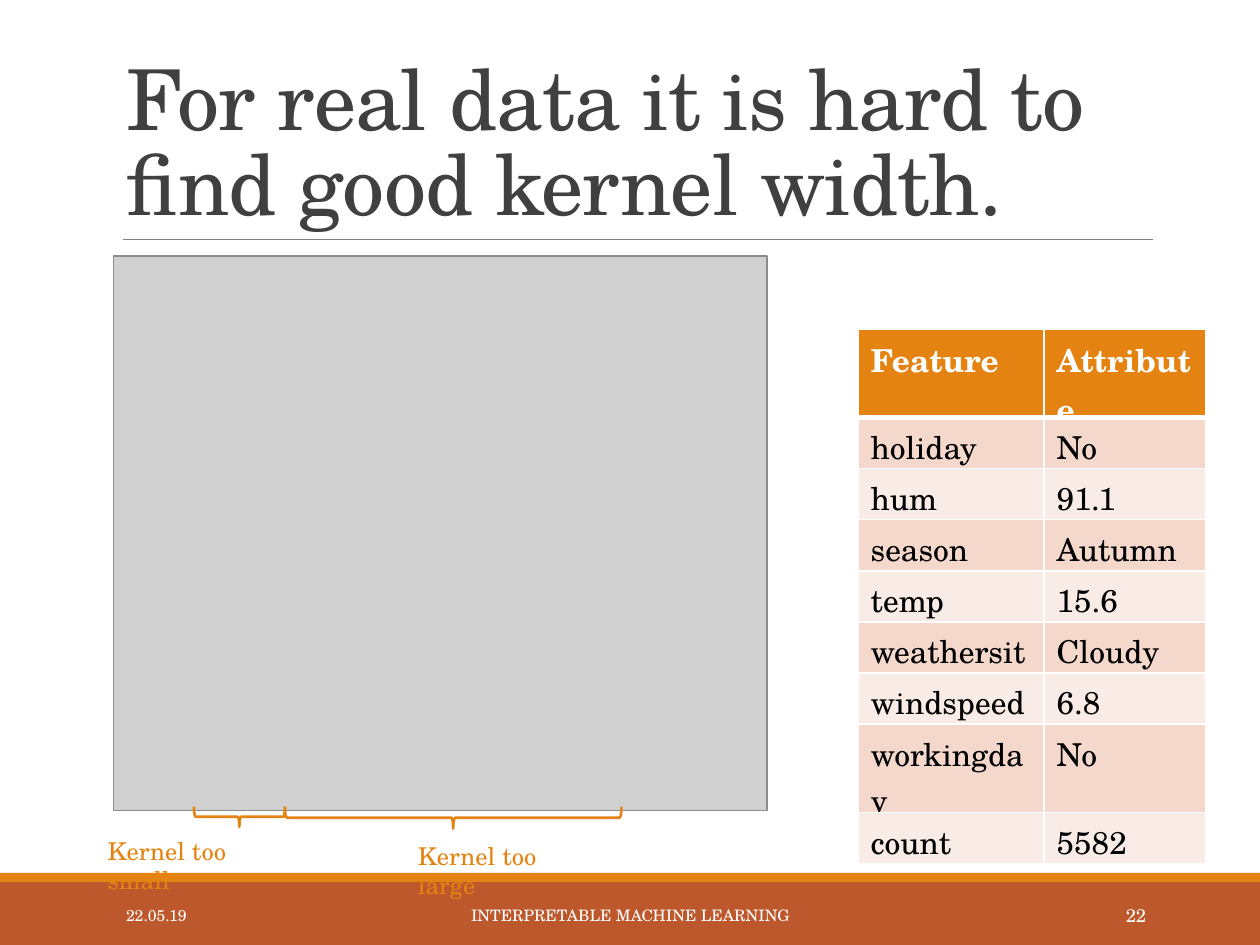
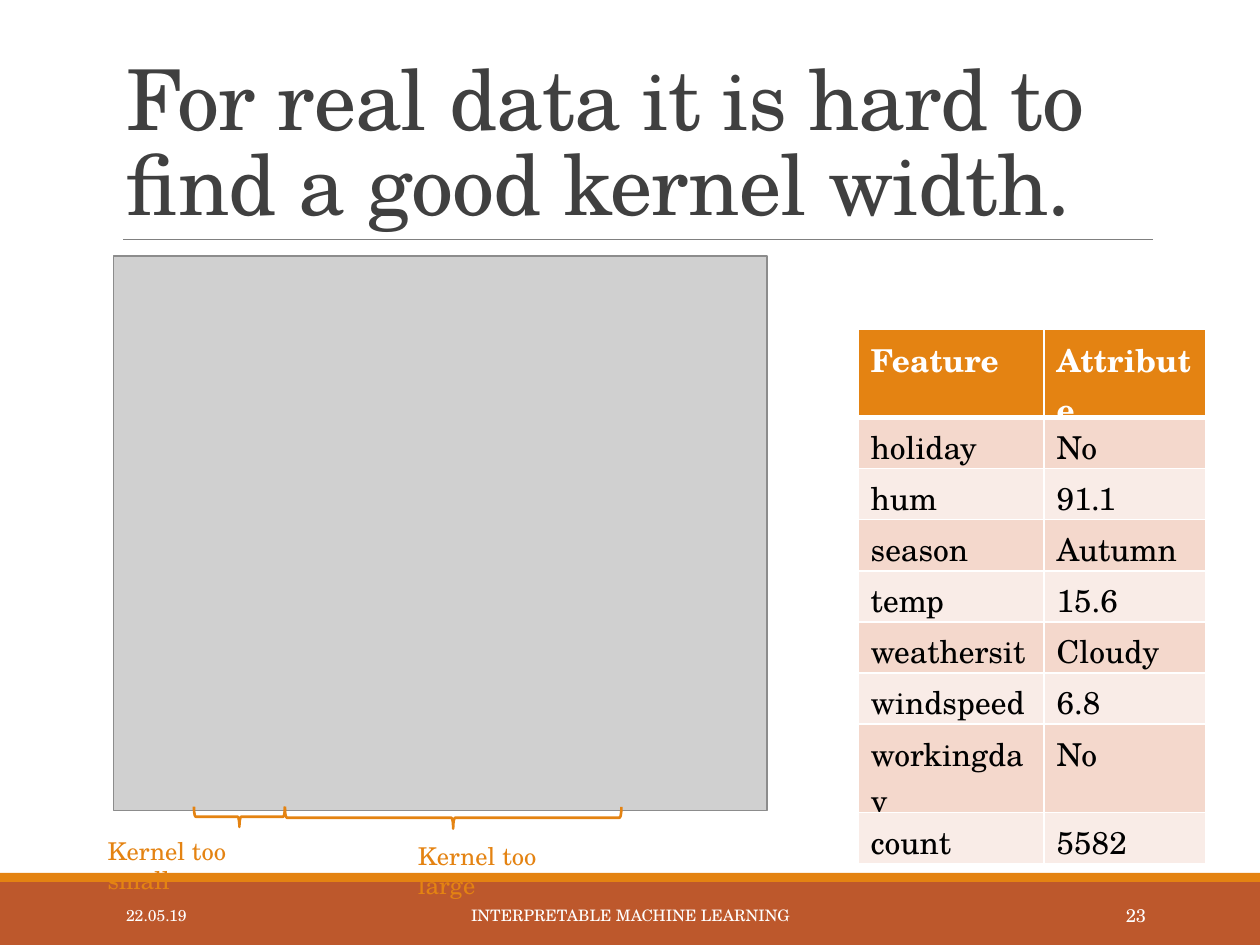
Before and after one commit to slds-lmu/iml_methods_limitations, a slide deck: slide 24 of Slides/LIME-neighbourhood.pptx (slide 23 before the commit). Drawn at 1260x945 pixels with LibreOffice and Linux fonts; fonts in the diff are those of the drawing; grey boxes stand for pictures. Boxes give left, top, right and bottom in pixels: in the first picture for what was removed or moved away, otherwise in the second. Text is boxed around its words. In the diff, an @@ line names an element or a change of style, - is before the commit and + after.

Commit message:
Created r references, only 1 slide missing, to do: CV and rewrite real data section with new plots

```diff
--- a/Slides/LIME-neighbourhood.pptx
+++ b/Slides/LIME-neighbourhood.pptx
@@ title at [126,68,1085,240]: text changed @@
-For real data it is hard to find good kernel width.
+For real data it is hard to find a good kernel width.
@@ page number at [1126,909,1146,923]: text changed @@
-22
+23
```
Also in this commit, not shown: 12 other slides changed, 3 slides added, 5 other files.
